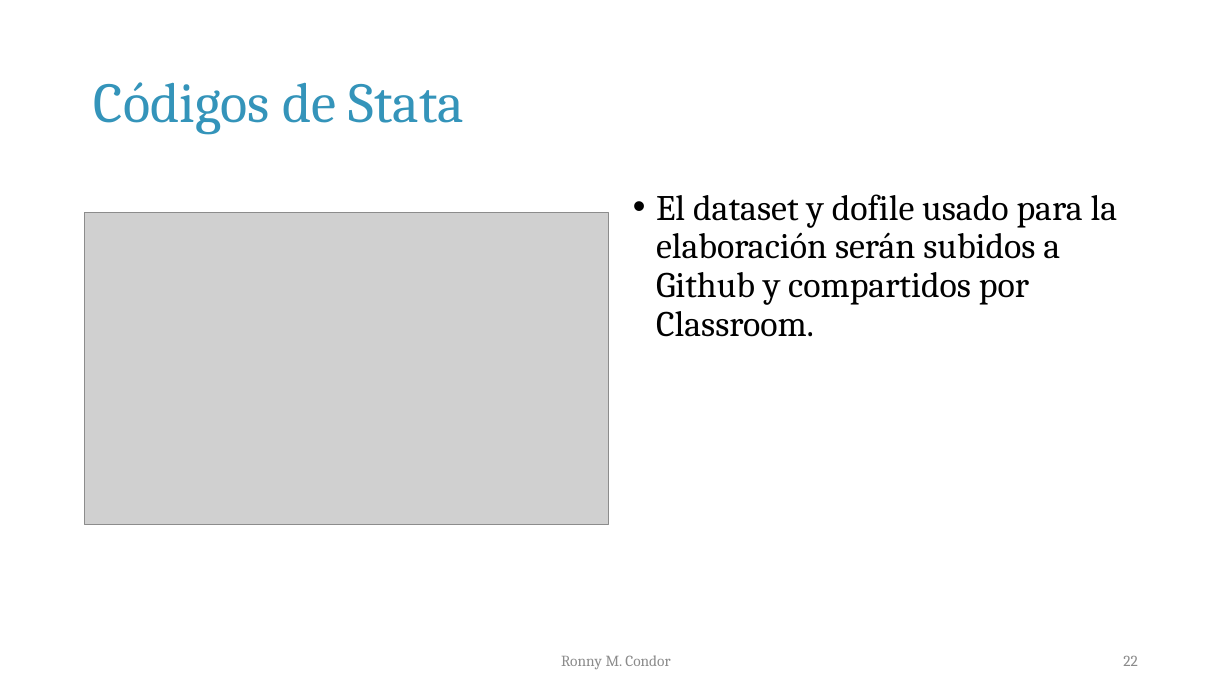
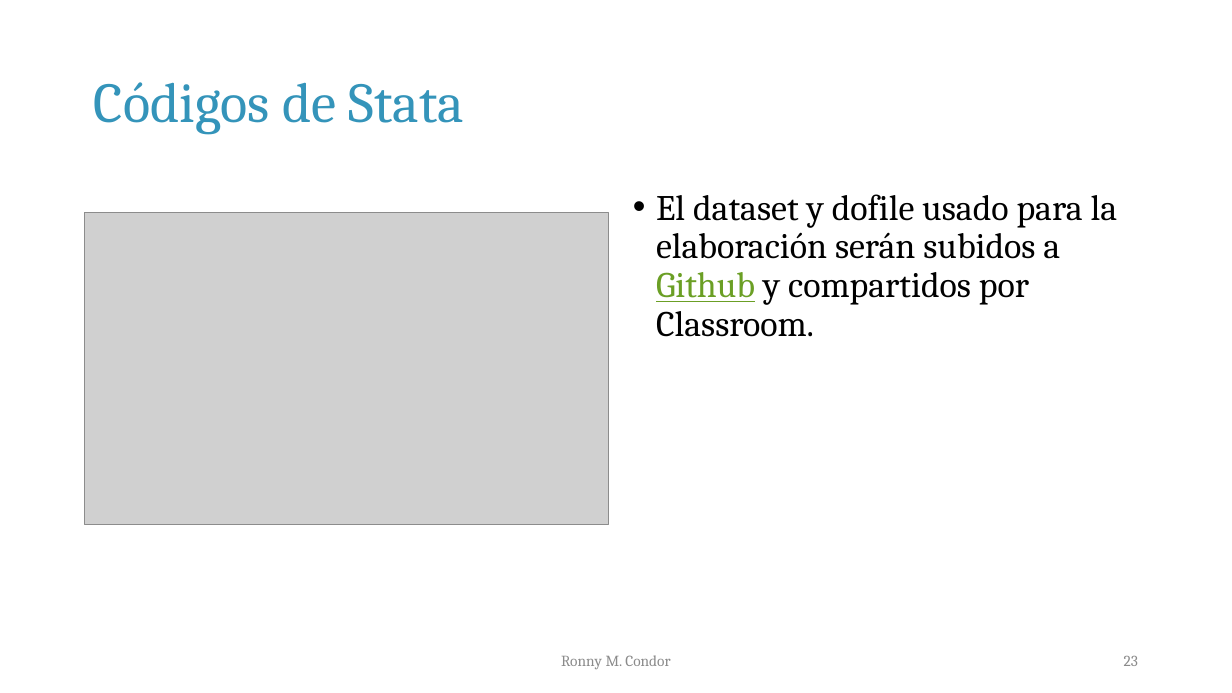
Before and after one commit to rmcondor/Theories-of-Distribution-and-Inequality-Course, a slide deck: slide 23 of Lecture 1/Notas de clase 01.pptx (slide 22 before the commit). Drawn at 1232x693 pixels with LibreOffice and Linux fonts; fonts in the diff are those of the drawing; grey boxes stand for pictures. Boxes give left, top, right and bottom in pixels: in the first picture for what was removed or moved away, otherwise in the second. Text is boxed around its words. In the diff, an @@ line names an element or a change of style, - is before the commit and + after.

```diff
--- a/Lecture 1/Notas de clase 01.pptx
+++ b/Lecture 1/Notas de clase 01.pptx
@@ text "El dataset y dofile usado ..." at (656, 194, 1118, 337): text colour #000000 to #6B9F25, underline on in "Github" @@
@@ page number at (1124, 656, 1138, 666): text changed @@
-22
+23
```
Also in this commit, not shown: 2 other slides changed, 1 slide added, 1 other file.
